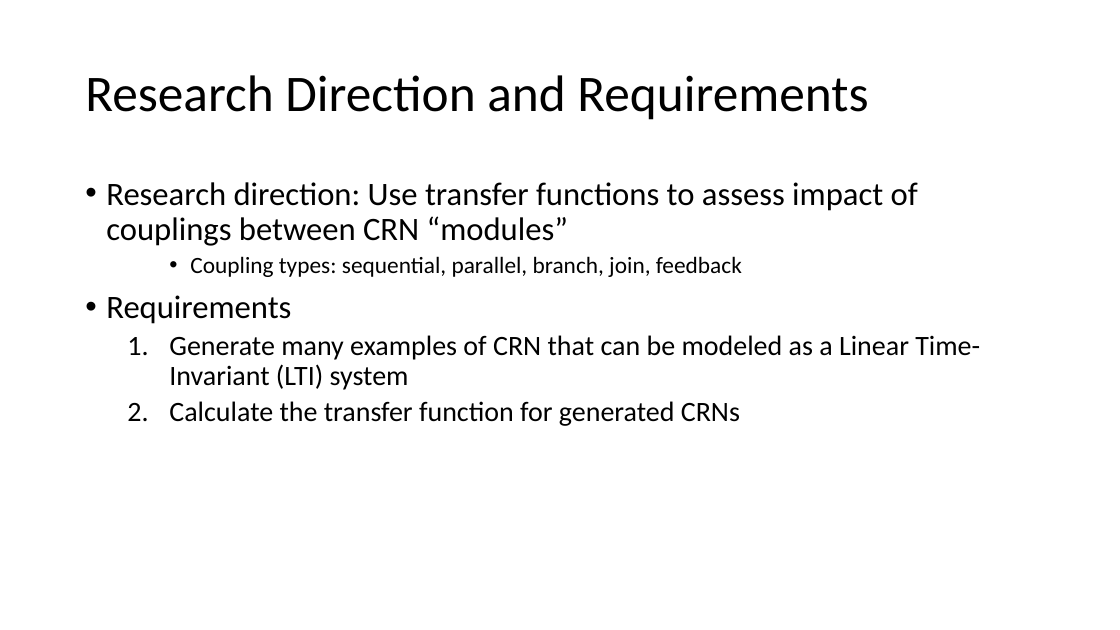
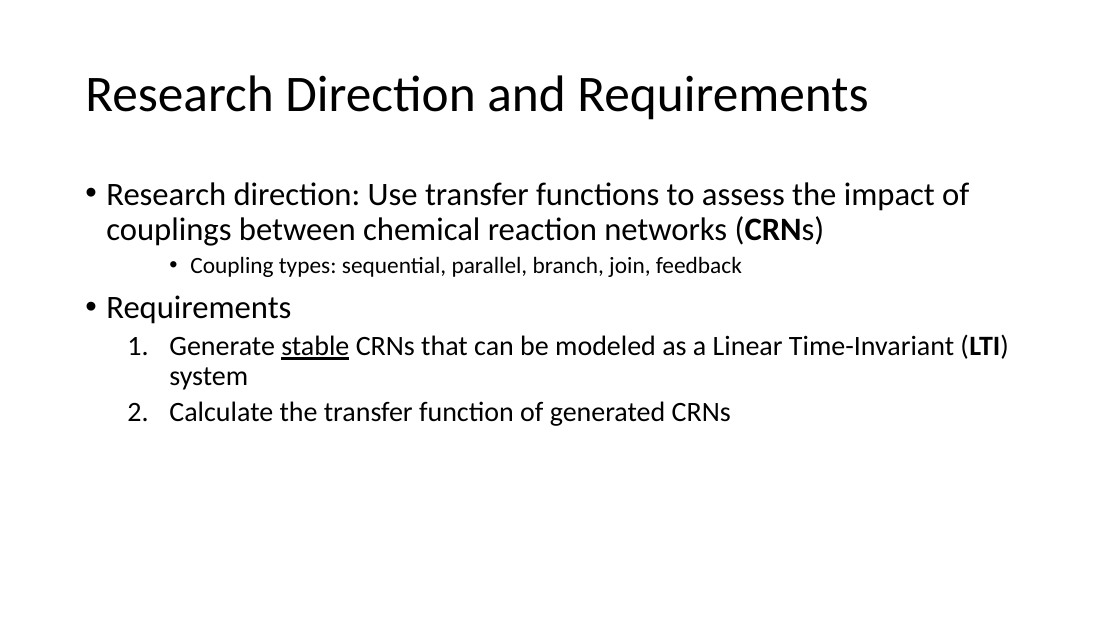
Before and after one commit to joseph-hellerstein/linear_reaction_networks, a slide deck: slide 2 of docs/Generating LRI CRNs.pptx. Drawn at 1120x630 pixels with LibreOffice and Linux fonts; fonts in the diff are those of the drawing. Boxes give left, top, right and bottom in pixels: in the first picture for what was removed or moved away, otherwise in the second. Text is boxed around its words. In the diff, an @@ line names an element or a change of style, - is before the commit and + after.

Commit message:
Progress on generating CRN networks and TransferFunctions.

```diff
--- a/docs/Generating LRI CRNs.pptx
+++ b/docs/Generating LRI CRNs.pptx
@@ text at (x1=106, y1=182, x2=969, y2=246): text changed @@
-• Research direction: Use transfer functions to assess impact of couplings between CRN “modules”
+• Research direction: Use transfer functions to assess the impact of couplings between chemical reaction networks (CRNs)
@@ text at (x1=169, y1=334, x2=1008, y2=426): text changed @@
-  1. Generate many examples of CRN that can be modeled as a Linear Time-Invariant (LTI) system
-  2. Calculate the transfer function for generated CRNs
+  1. Generate stable CRNs that can be modeled as a Linear Time-Invariant (LTI) system
+  2. Calculate the transfer function of generated CRNs
```
Also in this commit, not shown: 1 other slide changed, 1 slide added, 7 other files.
